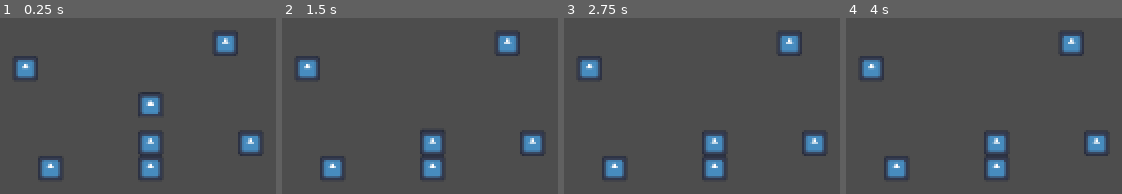
Above: before the commit, frames 1-4 (left to right).
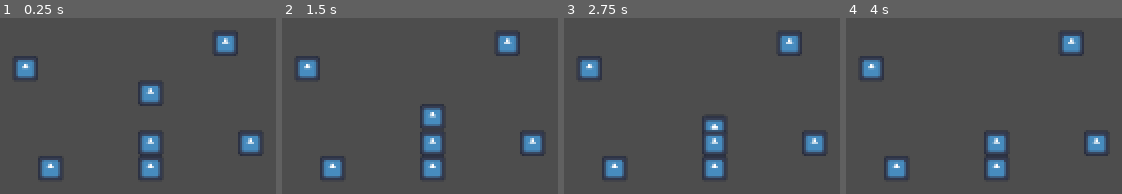
Above: after the commit, the same moments.

Repository: ZaRdEr15/taltech-gamecamp2024-jam-makers
Game: Godot game, scene res://main.tscn
Same seed, same stepped clock (60 frames per second), same inputs: the game is played once before the commit and once after it. This scene is started directly instead of the project's main scene. The engine's default icon, where the game draws it, is replaced by a stand-in: a white triangle on a blue panel in a dark square.
Inputs (mouse positions are in pixels of both pictures, inside the frame that each line leads up to):
- Up to frame 1 (0.25 s): no input
- Up to frame 2 (1.5 s): tap Enter at 0.5 s; move the mouse to (outside the picture) at 0.52 s; click (outside the picture) at 0.67 s; tap Space at 1.25 s; move the mouse to (outside the picture) at 1.27 s; click (outside the picture) at 1.42 s
- Up to frame 3 (2.75 s): tap Enter at 2 s; move the mouse to (outside the picture) at 2.02 s; click (outside the picture) at 2.17 s
- Up to frame 4 (4 s): tap Space at 2.75 s; move the mouse to (outside the picture) at 2.77 s; click (outside the picture) at 2.92 s; tap Enter at 3.5 s; move the mouse to (outside the picture) at 3.52 s; click (outside the picture) at 3.67 s

The runs differ from the first frame. In frame 1, 1.2% of the frame differs, in the area x 50-59%, y 36-56%; in frame 2, 1.0%; in frame 3, 0.7%; in frame 4, nothing differs.

Commit message:
Robot moves until reaches final pos

Diff:
--- a/main.gd
+++ b/main.gd
@@ -1,6 +1,6 @@
 extends Node2D
 
-@onready var plate = preload("res://plate.tscn")
+@onready var plate = preload("res://plate/plate.tscn")
 var event = 'none'
 
 # Called when the node enters the scene tree for the first time.
@@ -12,7 +12,7 @@
 		if event.button_index == MOUSE_BUTTON_LEFT and event.pressed:
 			print("Click ", event.position)
 			event = "click"
-		if event.button_index == MOUSE_BUTTON_WHEEL_UP and event.pressed:
+		elif event.button_index == MOUSE_BUTTON_WHEEL_UP and event.pressed:
 			print("Wheel up")
 			event = "wheel up"
 
--- a/main.tscn
+++ b/main.tscn
@@ -6,7 +6,7 @@
 
 [node name="Main" type="Node2D"]
 
-[node name="Node2D" parent="." instance=ExtResource("1_k3i1n")]
+[node name="Robot" parent="." instance=ExtResource("1_k3i1n")]
 position = Vector2(168, 56)
 
 [node name="BlockTest" parent="." instance=ExtResource("2_34gt5")]
--- a/robot/robot.gd
+++ b/robot/robot.gd
@@ -1,20 +1,4 @@
 extends Area2D
-
-
-# For testing
-const LVL_MOVEMENT: Array[Vector2] = [
-	Vector2.DOWN,
-	Vector2.DOWN,
-	Vector2.RIGHT,
-	Vector2.RIGHT,
-	Vector2.UP,
-	Vector2.UP,
-	Vector2.LEFT,
-	Vector2.LEFT,
-]
-var final_direction_idx := LVL_MOVEMENT.size() # for testing
-var current_direction_idx: int = 0
-
 
 
 const TILE_SIZE: int = 16
@@ -22,28 +6,25 @@
 @onready var ray = $RayCast2D
 @onready var final_position := position + current_direction * TILE_SIZE
 var can_move := true
-
+var start_movement := false
 
 func _ready() -> void:
 	pass
 
 
 func _process(delta: float) -> void:
-	if can_move:
+	if can_move and start_movement:
 		position = position.move_toward(final_position, 0.5)
+		if position == final_position:
+			$Timer.start(1)
+			start_movement = false
 
 
 func _on_timer_timeout() -> void:
+	start_movement = true
 	final_position = position + current_direction * TILE_SIZE
 	ray.force_raycast_update()
 	ray.set_target_position(current_direction * TILE_SIZE)
 	#choose_next_direction()
 	if ray.is_colliding():
 			can_move = false
-
-
-func choose_next_direction() -> void:
-	current_direction = LVL_MOVEMENT[current_direction_idx]
-	current_direction_idx += 1
-	if current_direction_idx == final_direction_idx:
-		current_direction_idx = 0
--- a/robot/robot.tscn
+++ b/robot/robot.tscn
@@ -21,6 +21,7 @@
 target_position = Vector2(0, 16)
 
 [node name="Timer" type="Timer" parent="."]
+one_shot = true
 autostart = true
 
 [connection signal="timeout" from="Timer" to="." method="_on_timer_timeout"]
